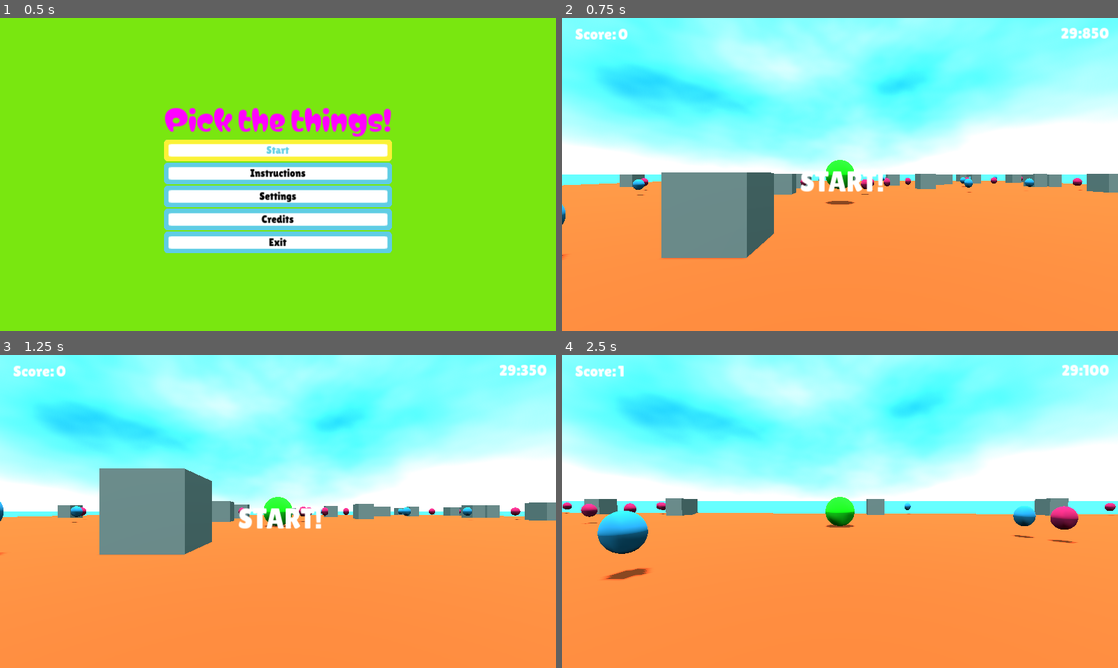
Above: before the commit, frames 1-4 (two rows, left to right).
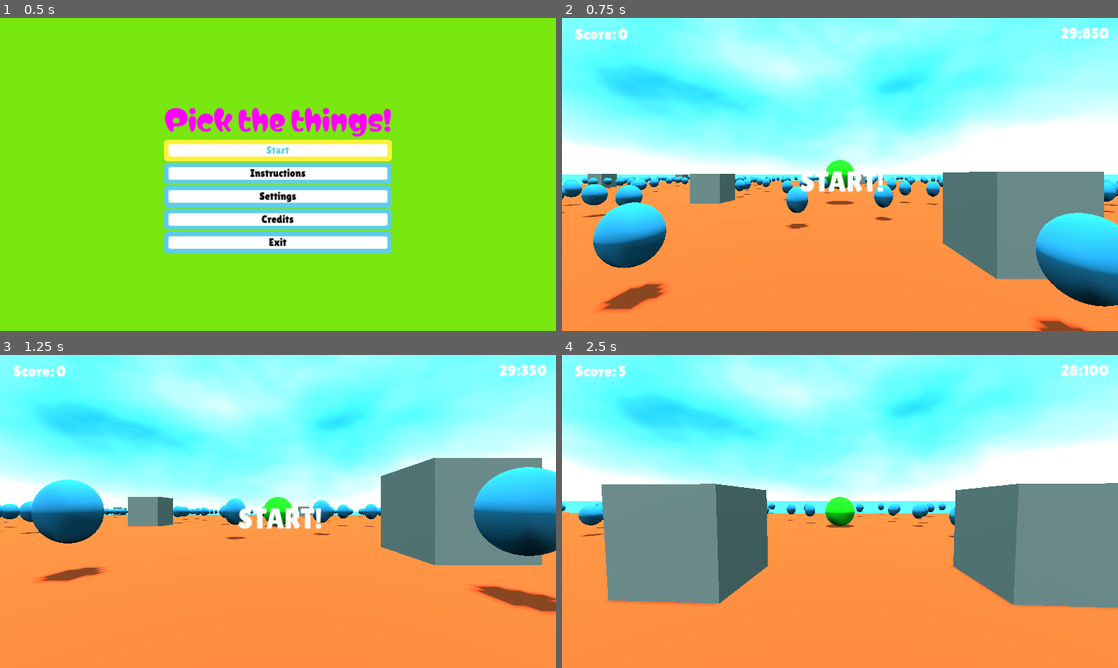
Above: after the commit, the same moments.

Repository: tfcb93/pick-up-the-things
Game: Godot game, scene res://Scenes/Start_screen.tscn
Same seed, same stepped clock (60 frames per second), same inputs: the game is played once before the commit and once after it.
Inputs (mouse positions are in pixels of both pictures, inside the frame that each line leads up to):
- Up to frame 1 (0.5 s): no input
- Up to frame 2 (0.75 s): click "Start" at 0.5 s
- Up to frame 3 (1.25 s): no input
- Up to frame 4 (2.5 s): tap Enter at 1.25 s; move the mouse to (867, 511) at 1.27 s; hold Up (move_forward) from 1.28 s (still down); move the mouse to (812, 511) at 2.02 s

Frame 1 is identical in both runs. In frame 2, 21% of the frame differs, in the area x 0-100%, y 49-100%; in frame 3, 19%; in frame 4, 22%, in the area x 0-100%, y 3-81%.

Commit message:
[WIP] Changes the ground code to generate obstacles and collectables; Includes the configuration for VSCode environment

Diff:
--- a/Scenes/Ground.tscn
+++ b/Scenes/Ground.tscn
@@ -62,3 +62,7 @@
 [node name="infinite floor" type="MeshInstance3D" parent="."]
 transform = Transform3D(125.276, 0, 0, 0, 1, 0, 0, 0, 121.484, 0, -0.617599, 0)
 mesh = SubResource("BoxMesh_a05e3")
+
+[node name="obstacles" type="Node" parent="."]
+
+[node name="collectables" type="Node" parent="."]
--- a/Scripts/Game.gd
+++ b/Scripts/Game.gd
@@ -15,7 +15,6 @@
 	# Detect if it's in game and open the menu screen
 	if Input.is_action_just_pressed("pause") and not WorldGlobals.gameIsStop:
 		isPaused = not isPaused;
-		print(isPaused);
 		if isPaused == true:
 			_on_pause();
 			pause_screen.visible = true;
--- a/Scripts/Ground.gd
+++ b/Scripts/Ground.gd
@@ -2,11 +2,15 @@
 
 var collectableListScene := preload("res://Scenes/Collectables_list.tscn");
 var obstacle_list_instance := preload("res://Scenes/Obstacles_list.tscn");
+var obstacle_instance := preload("res://Scenes/Obstacle.tscn");
+var collectable_instance := preload("res://Scenes/Collectable.tscn");
 
 @onready var floorMesh := $MeshInstance3D;
 @onready var floorCollision := $CollisionShape3D;
 @onready var collectableList: Node;
-var obstacle_list: Node;
+@onready var obstacles_list := $obstacles;
+@onready var collectables_list := $collectables;
+# var obstacle_list: Node;
 
 @onready var front_collision: CollisionShape3D = $bounderies/front/front_collision;
 @onready var back_collision: CollisionShape3D = $bounderies/back/back_collision;
@@ -14,8 +18,10 @@
 @onready var right_collision: CollisionShape3D = $bounderies/right/right_collision;
 
 
-@export var floorSize := Vector3(50, 1, 50);
+@export var floorSize := Vector3(50, 1, 50); # TODO: Change this to be a value per side of division
+var area_size_shift := -25; # TODO try to fix this later. Using -25 since center is in 0,0 and using a 50x50 plane
 @export var isRandomSize := false;
+@export_range(1, 10, 1) var area_division := 4; # per side
 
 func _ready() -> void:
 	Events._restart_game.connect(_on_restart_game);
@@ -28,18 +34,56 @@
 	floorMesh.mesh.size = floorSize;
 	floorCollision.shape.size = floorSize;
 	create_bounderies();
-	create_obstacles();
-	create_collectable_field(Vector2(floorSize.x, floorSize.z));
+	generate_per_area();
+	# create_obstacles();
+	# create_collectable_field(Vector2(floorSize.x, floorSize.z));
 
-func create_obstacles() -> void:
-	obstacle_list = obstacle_list_instance.instantiate();
-	obstacle_list.area = floorSize;
-	add_child(obstacle_list);
+# func create_obstacles() -> void:
+# 	obstacle_list = obstacle_list_instance.instantiate();
+# 	obstacle_list.area = floorSize;
+# 	add_child(obstacle_list);
 
-func create_collectable_field(areaSize := Vector2(10, 10)) -> void:
-	collectableList = collectableListScene.instantiate();
-	collectableList.area = areaSize;
-	add_child(collectableList);
+# func create_collectable_field(areaSize := Vector2(10, 10)) -> void:
+# 	collectableList = collectableListScene.instantiate();
+# 	collectableList.area = areaSize;
+# 	add_child(collectableList);
+
+func generate_per_area() -> void:
+	var divided_size := floorSize.x / area_division;
+	var remaining_collectables := WorldGlobals.totalCollectables;
+	var max_collectable_per_area := WorldGlobals.totalCollectables / area_division ^ 2;
+	for x in area_division:
+		for z in area_division:
+			var sub_x := randf_range((x * divided_size) + area_size_shift, ((x + 1) * divided_size) + area_size_shift);
+			var sub_z := randf_range((z * divided_size) + area_size_shift, ((z + 1) * divided_size) + area_size_shift);
+			var obstacle_pos := Vector3(sub_x, 0, sub_z);
+			var new_obstacle := obstacle_instance.instantiate();
+			obstacles_list.add_child(new_obstacle);
+			new_obstacle.position = obstacle_pos;
+
+			var remaning_collectables_in_area := max_collectable_per_area if remaining_collectables - max_collectable_per_area > max_collectable_per_area else remaining_collectables;
+			var new_collectable_pos: Array[Vector3] = [];
+			var do_it_again := false;
+			while(remaning_collectables_in_area > 0):
+				var col_x := randf_range((x * divided_size) + area_size_shift, ((x + 1) * divided_size) + area_size_shift);
+				var col_z := randf_range((z * divided_size) + area_size_shift, ((z + 1) * divided_size) + area_size_shift);
+				var collectable_pos := Vector3(col_x, 0, col_z);
+				if (collectable_pos.distance_squared_to(obstacle_pos) < 1.2):
+					continue;
+				for used_pos in new_collectable_pos:
+					if(collectable_pos.distance_squared_to(used_pos) < 1.0):
+						do_it_again = true;
+						break;
+				if do_it_again:
+					do_it_again = false;
+					continue;
+				var new_collectable := collectable_instance.instantiate();
+				collectables_list.add_child(new_collectable);
+				new_collectable.position = collectable_pos;
+				new_collectable_pos.push_back(collectable_pos);
+
+				remaning_collectables_in_area -= 1;
+
 
 func create_bounderies() -> void:
 	# bounderies position
@@ -57,4 +101,4 @@
 
 func _on_restart_game() -> void:
 	collectableList.queue_free();
-	create_collectable_field(Vector2(floorSize.x, floorSize.z));
+	# create_collectable_field(Vector2(floorSize.x, floorSize.z));
